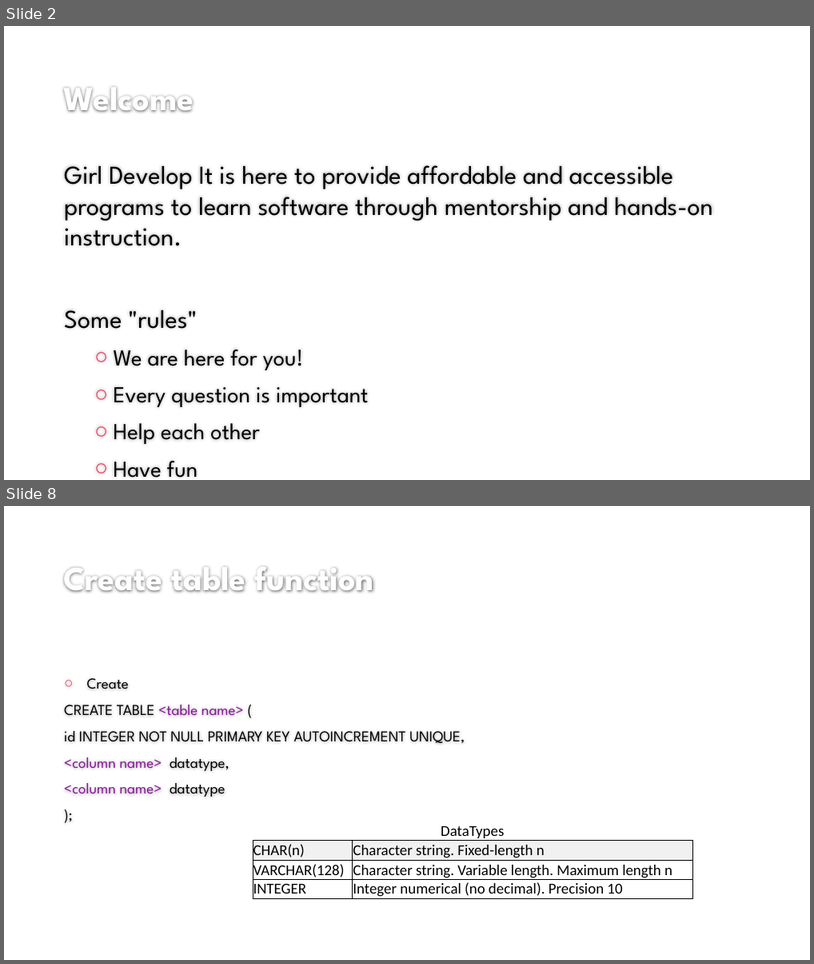
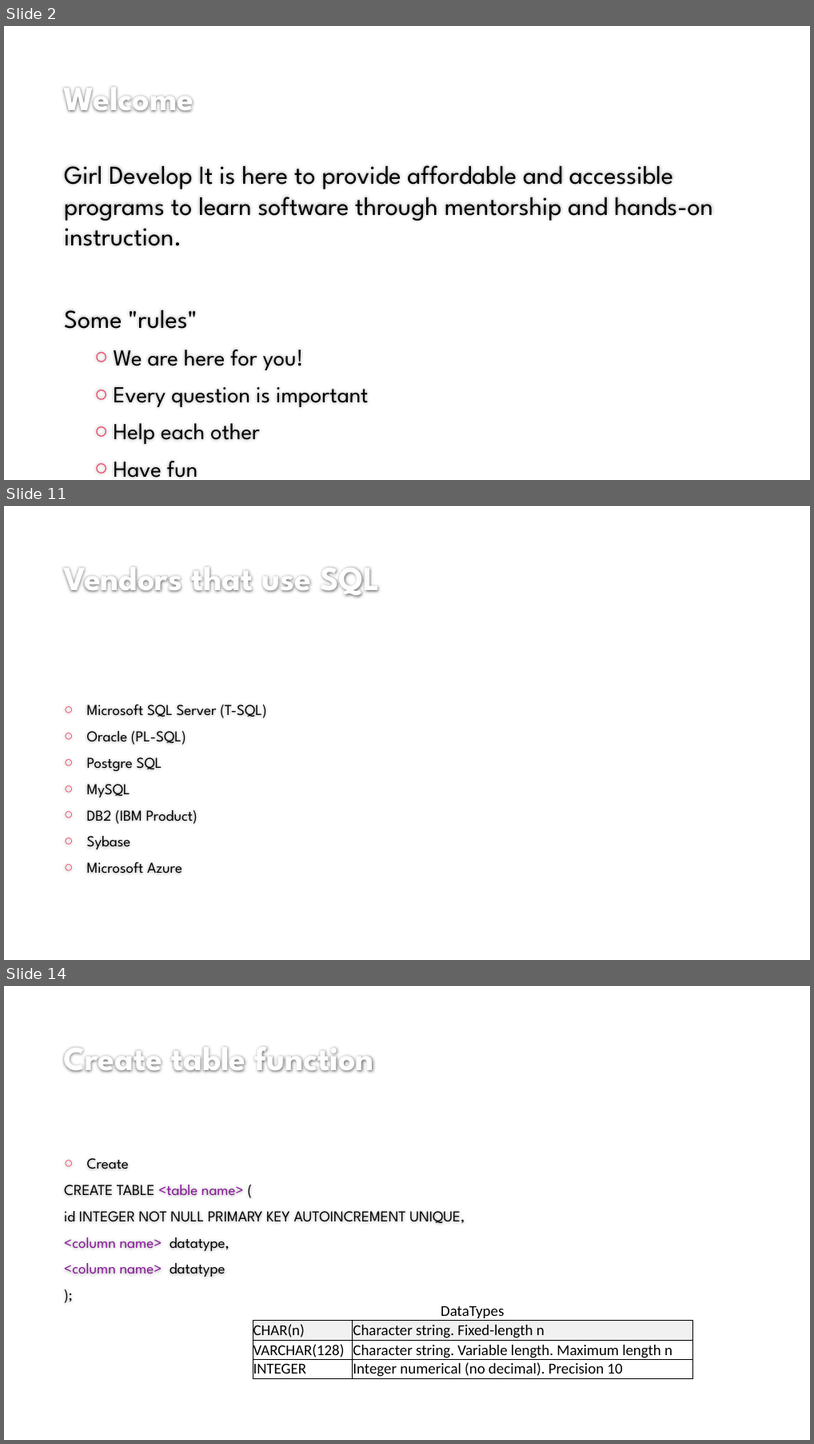
Before and after one commit to mtchem/GDI_Beginning_SQL, a slide deck: Beginning_SQL_pres.pptx. Shown one above the other, each under a label of ours: slides 2 and 8 before the commit, slides 2, 11 and 14 after it; the slides between them are not shown. The pictures are 814x964 and 814x1444 pixels, drawn with LibreOffice and Linux fonts; fonts in the diff are those of the drawing; background and template pictures are left out. Boxes give left, top, right and bottom in pixels: in the first picture for what was removed or moved away, otherwise in the second. Text is boxed around its words. In the diff, an @@ line names an element or a change of style, - is before the commit and + after.

```diff
--- a/Beginning_SQL_pres.pptx
+++ b/Beginning_SQL_pres.pptx
@@ slide 11 added at (4, 506, 810, 960), background #FFFFFF @@
@@ title added at (64, 567, 380, 597), 40 pt, text #FEFEFE, bold @@
+Vendors that use SQL
@@ text added at (87, 704, 266, 873), 18 pt, text #000000 @@
+○ Microsoft SQL Server (T-SQL)
+○ Oracle (PL-SQL)
+○ Postgre SQL
+○ MySQL
+○ DB2 (IBM Product)
+○ Sybase
+○ Microsoft Azure
@@ what was slide 8 is now slide 14 @@
```
Also in this commit, not shown: 3 slides changed, 7 other slides added, 2 slides removed.
